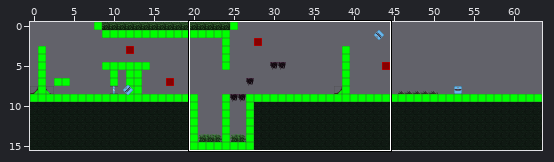
A Tiled map (JSON) gets an edit: public/assets/world/map2_32ts.json. Above: a wide view before the commit, with the close-up outlined.
Close-up. As it was:
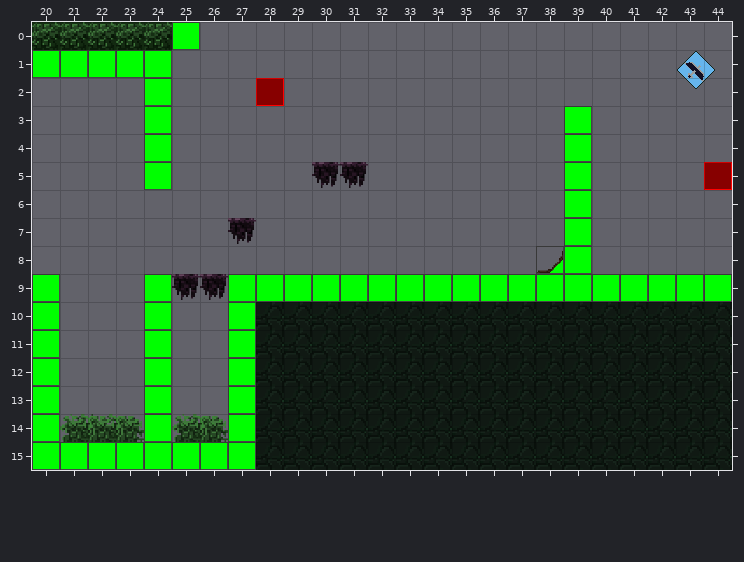
Cells are 32x32 px. Shown: x 20..44, y 0..15. The commit also changed other parts of the map, which this record leaves out.
The same view after the edit:
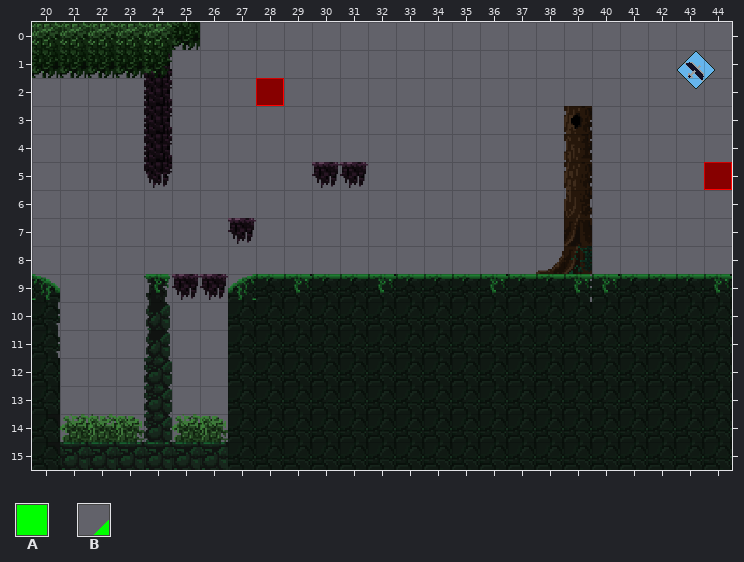
Key: from "collision": A 0, B 14.
_ is an empty cell.
The edit:
Layer "collision" (now hidden):
y 0: x 25 A -> _
y 1: x 20..24 AAAAA -> _____
y 2: x 24 A -> _
y 3..5: x 24 A -> _; x 39 A -> _
y 6..7: x 39 A -> _
y 8: x 38..39 BA -> __
y 9: x 20 A -> _; x 24 A -> _; x 27..44 AAAAAAAAAAAAAAAAAA -> __________________
y 10..14: x 20 A -> _; x 24 A -> _; x 27 A -> _
y 15: x 20..27 AAAAAAAA -> ________
Boxes around the changes in both close-ups, in picture pixels (x1, y1, x2, y2):
removed: (32, 22, 732, 470)
